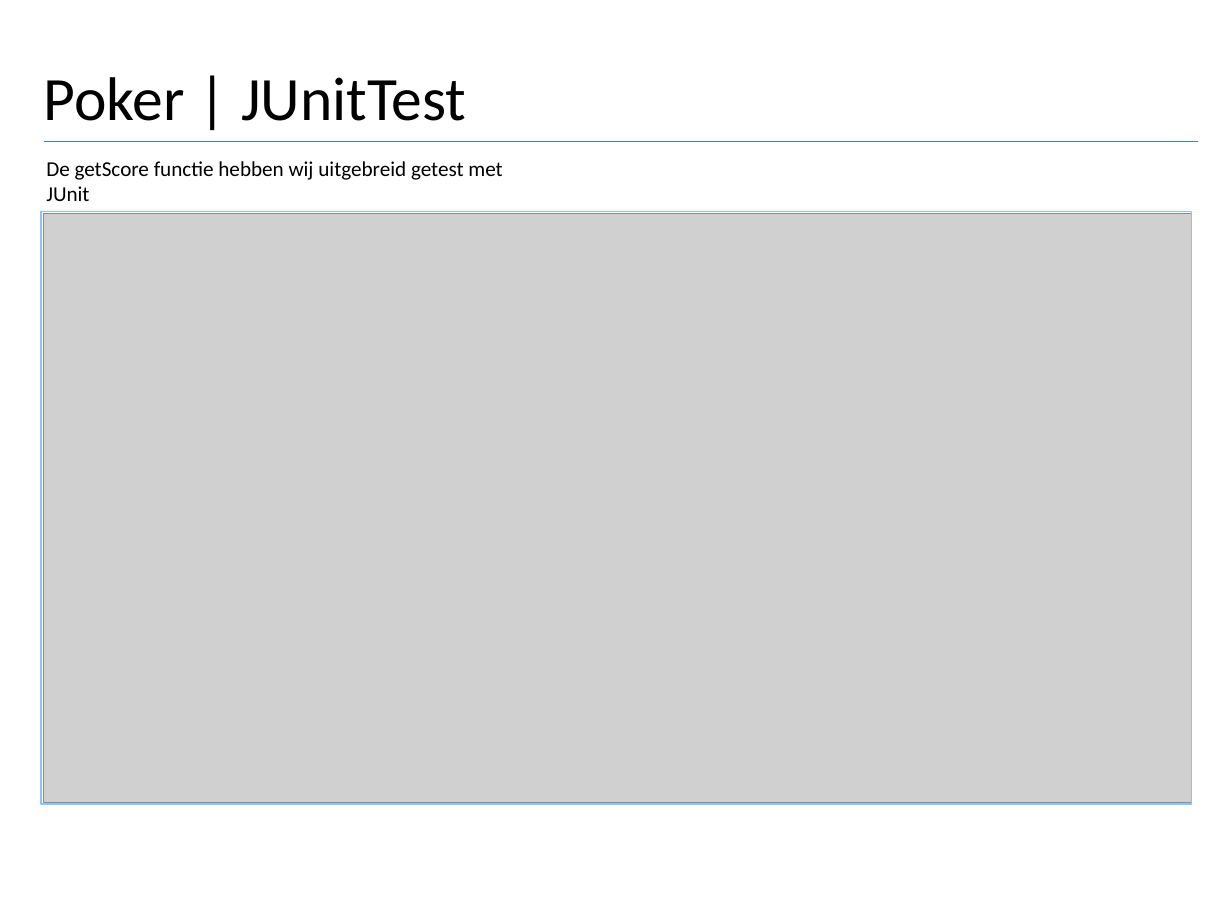
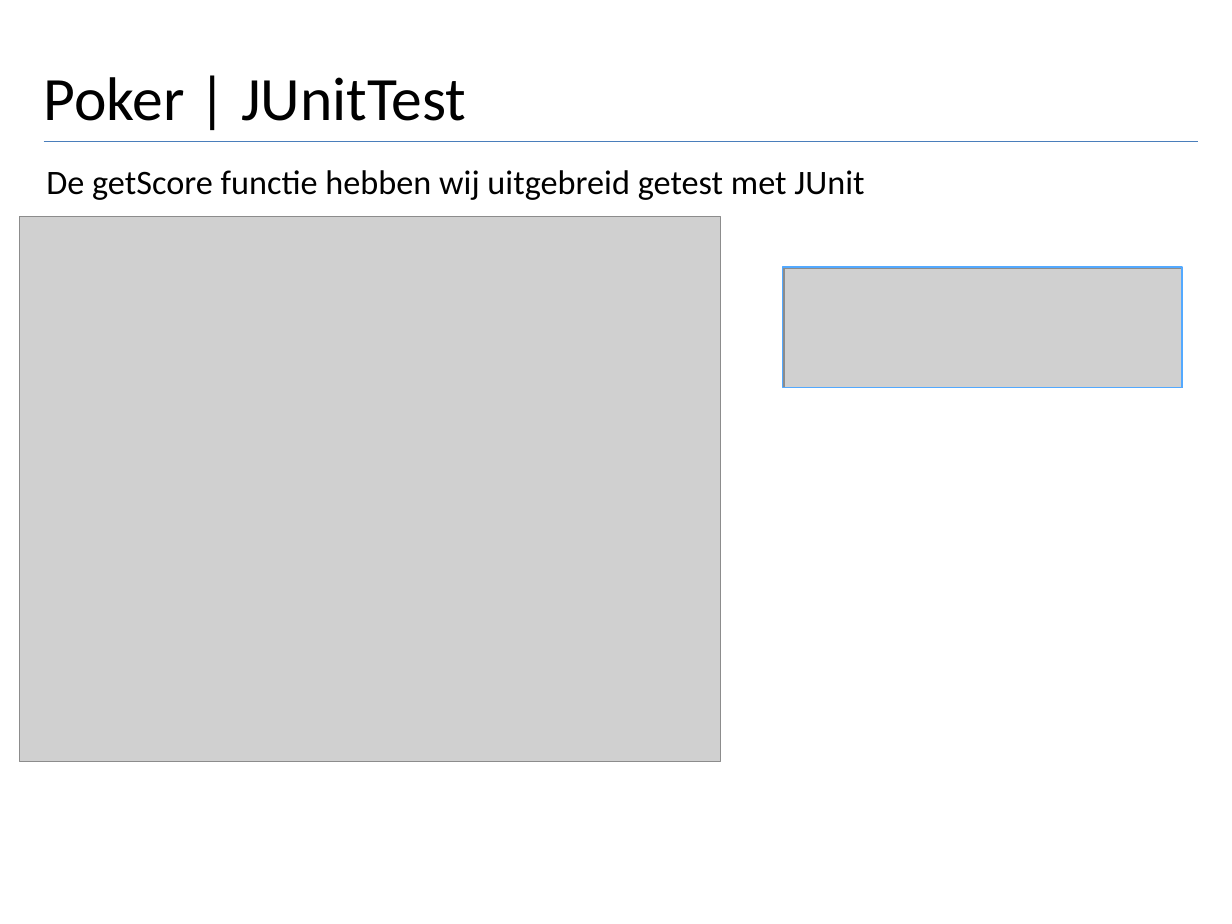
Before and after one commit to AlicedeVries/case, a slide deck: slide 10 of Case presentatie~6.pptx (slide 9 before the commit). Drawn at 1232x924 pixels with LibreOffice and Linux fonts; fonts in the diff are those of the drawing; grey boxes stand for pictures. Boxes give left, top, right and bottom in pixels: in the first picture for what was removed or moved away, otherwise in the second. Text is boxed around its words. In the diff, an @@ line names an element or a change of style, - is before the commit and + after.

```diff
--- a/Case presentatie~6.pptx
+++ b/Case presentatie~6.pptx
@@ text "De getScore functie hebben wij ..." at [46, 170, 864, 200]: size 12.4 to 20 pt @@
@@ picture: place and size @@
-picture at [43, 213, 1191, 802]
+picture at [20, 217, 721, 763]
@@ rectangle removed at [41, 212, 1191, 804] @@
@@ rectangle added at [782, 267, 1183, 388], outline #53A9FF 1 pt @@
@@ picture added at [784, 269, 1181, 388] @@
```
Also in this commit, not shown: 4 other slides changed, 1 slide added.
